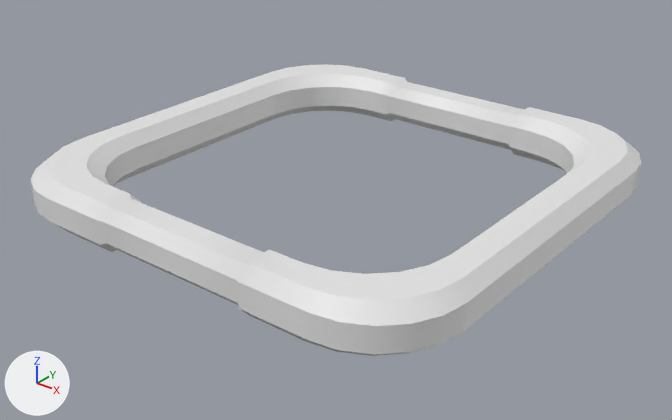
Before and after pictures for a commit that changed the FBX model Demo/Content/Vic/Model/select.fbx.
Both versions are drawn from a 50 mm camera at (2.88, -3.66, 2.02) aimed at (0.03, -0.1, -0.19). Arrows for +X, +Y and +Z are at lower left; the lights stay in place.
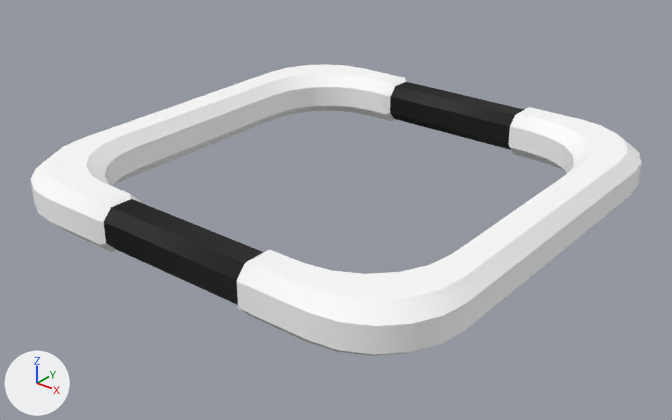
What the commit changed:
Material 'White' (mat_white) is new.
Its base color is (1.0, 1.0, 1.0) (white #ffffff).
Its roughness is 0.69.
Material 'Black' (mat_black) is new.
Its base color is (0.0, 0.0, 0.0) (black #000000).
Its roughness is 0.69.
me_plane_001 has 272 vertices, 272 faces and spans x -1.29..1.29, y -1.29..1.29, z -0.13..0.13.
me_plane_001 is used by ob_plane_001; location (0.0, 0.0, 0.0).
me_plane_001 part 1: all 64 faces centred in x -1.29..-0.45, y -1.29..-0.29, z -0.13..0.13 switch from no material to mat_white (white #ffffff).
me_plane_001 part 2: all 64 faces centred in x -1.29..-0.45, y 0.29..1.29, z -0.13..0.13 switch from no material to mat_white (white #ffffff).
me_plane_001 part 3: all 64 faces centred in x 0.45..1.29, y -1.29..-0.29, z -0.13..0.13 switch from no material to mat_white (white #ffffff).
me_plane_001 part 4: all 64 faces centred in x 0.45..1.29, y 0.29..1.29, z -0.13..0.13 switch from no material to mat_white (white #ffffff).
me_plane_001 part 5: all 16 faces centred in x 0.0, y -1.27..1.27, z -0.11..0.11 switch from no material to mat_black (black #000000).

Boxes [x1, y1, x2, y2] around the edits, measured in the pictures (672 x 420 px):
part 1 of me_plane_001, recoloured: [31, 102, 211, 252] in both
part 2 of me_plane_001, recoloured: [187, 64, 407, 147] in both
part 3 of me_plane_001, recoloured: [237, 204, 562, 356] in both
part 4 of me_plane_001, recoloured: [508, 107, 641, 252] in both
part 5 of me_plane_001, recoloured (white to black): [103, 82, 524, 305] in both
